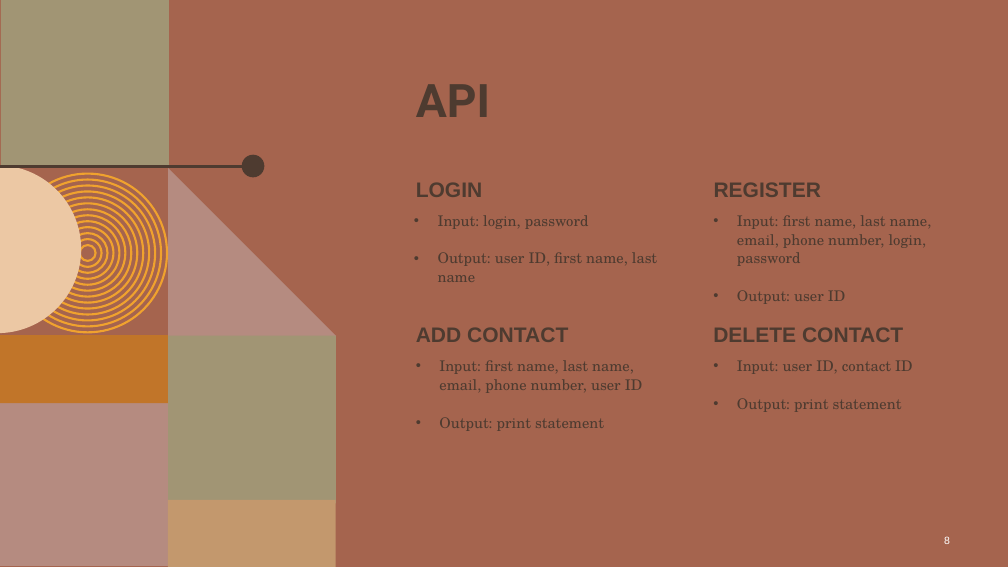
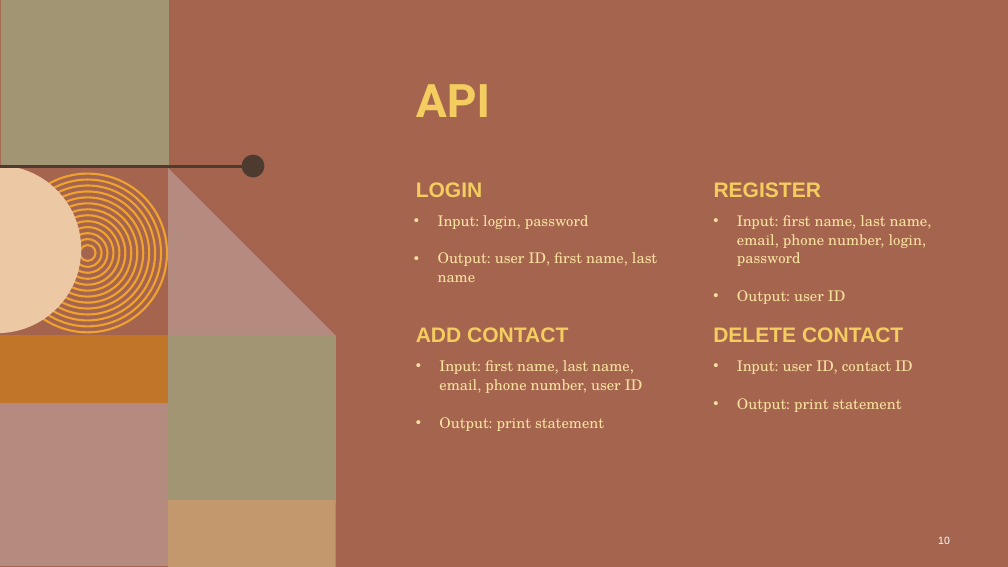
Before and after one commit to KalebOTB/ContactManager, a slide deck: slide 10 of Miscellaneous/Contact_Manager.pptx (slide 8 before the commit). Drawn at 1008x567 pixels with LibreOffice and Linux fonts; fonts in the diff are those of the drawing; background and template pictures are left out. Boxes give left, top, right and bottom in pixels: in the first picture for what was removed or moved away, otherwise in the second. Text is boxed around its words. In the diff, an @@ line names an element or a change of style, - is before the commit and + after.

Commit message:
PowerPoint - FINAL
Got the PowerPoint to a presentation ready final state
- (+1) Thing that went well
- Color + Font Editing
- Incorporated Database Slide
- Initial/Final Gantt Charts
- Updated ERD

```diff
--- a/Miscellaneous/Contact_Manager.pptx
+++ b/Miscellaneous/Contact_Manager.pptx
@@ text colour #4E3B30 to #F3CD60 in 5 elements at [416,84,490,117], [416,182,483,197], [714,182,821,197], [416,327,568,342], [713,327,903,342] @@
@@ text colour #4E3B30 to #F8E19F in 4 elements at [438,215,657,282], [737,215,932,304], [439,360,642,431], [737,360,912,412] @@
@@ page number at [938,536,950,544]: text changed @@
-8
+10
```
Also in this commit, not shown: 9 other slides changed, 2 slides added, 1 slide removed, 2 other files.
